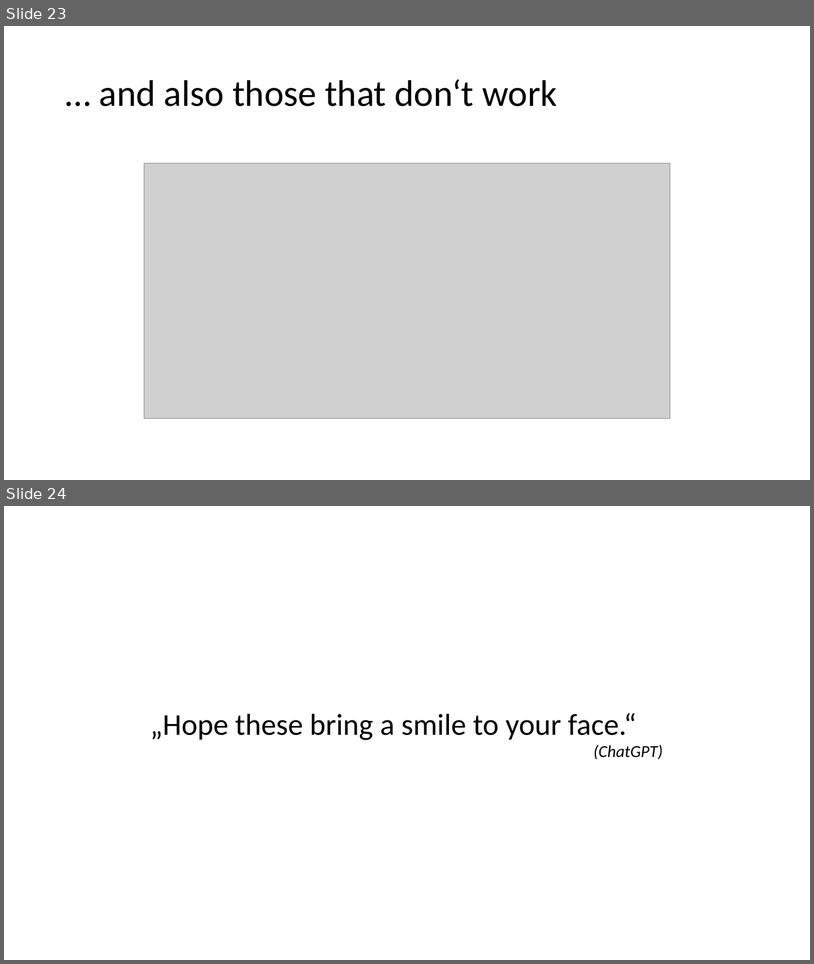
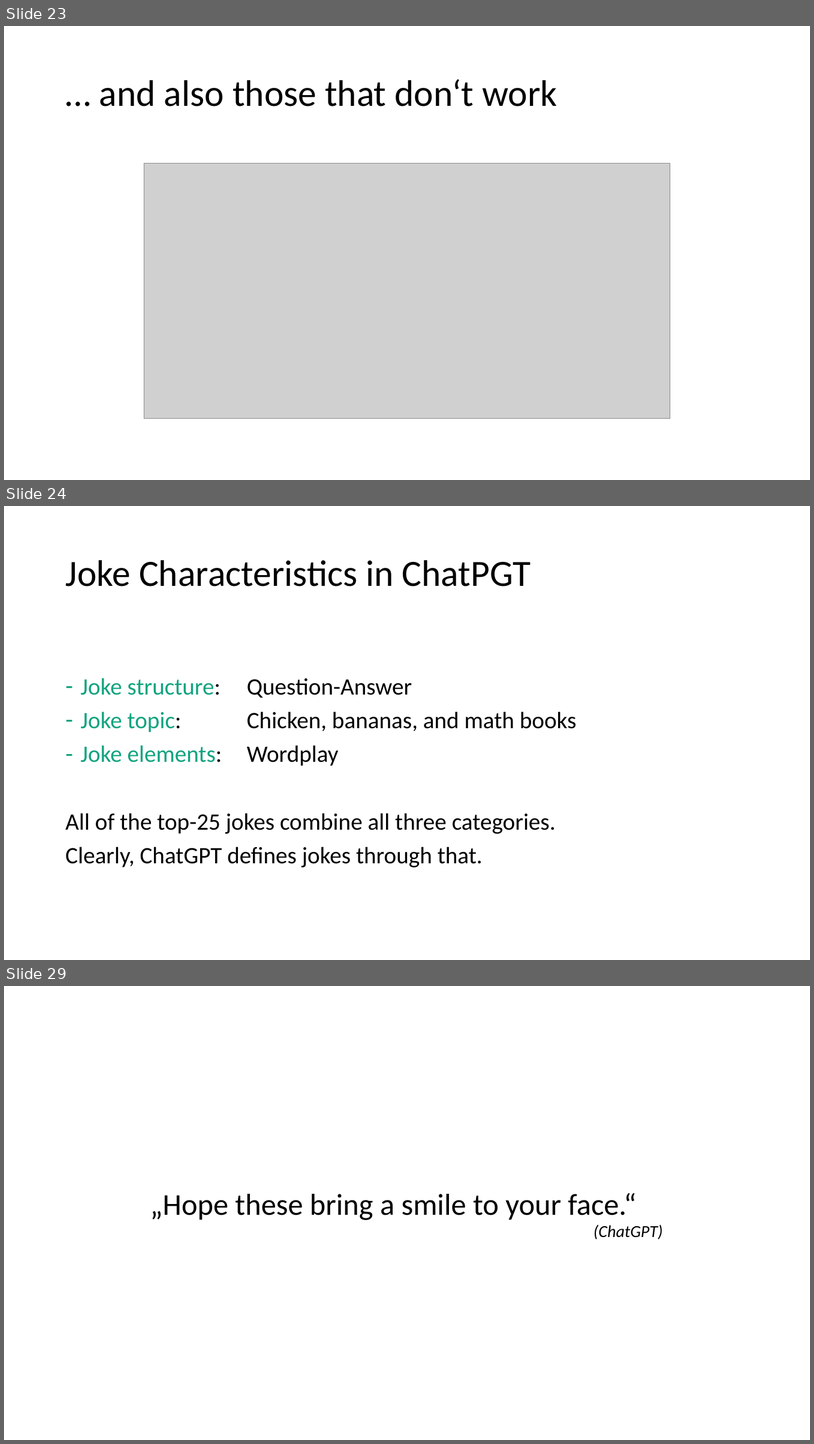
Before and after one commit to sciphie/JokeGPT, a slide deck: ChatGPT is fun –.pptm. Shown one above the other, each under a label of ours: slides 23 and 24 before the commit, slides 23, 24 and 29 after it; the slides between them are not shown. The pictures are 814x964 and 814x1444 pixels, drawn with LibreOffice and Linux fonts; fonts in the diff are those of the drawing; grey boxes stand for pictures. Boxes give left, top, right and bottom in pixels: in the first picture for what was removed or moved away, otherwise in the second. Text is boxed around its words. In the diff, an @@ line names an element or a change of style, - is before the commit and + after.

```diff
--- a/ChatGPT is fun –.pptm
+++ b/ChatGPT is fun –.pptm
@@ slide 24 added at <box>4,506,810,960</box>, background #FFFFFF @@
@@ title added at <box>65,560,531,586</box>, 44 pt, text #000000 @@
+Joke Characteristics in ChatPGT
@@ text added at <box>65,678,577,867</box>, 28 pt, text #000000 @@
+– Joke structure: Question-Answer
+– Joke topic: Chicken, bananas, and math books
+– Joke elements: Wordplay
+All of the top-25 jokes combine all three categories.
+Clearly, ChatGPT defines jokes through that.
@@ what was slide 24 is now slide 29 @@
```
Also in this commit, not shown: 3 slides changed, 4 other slides added, 2 other files.
